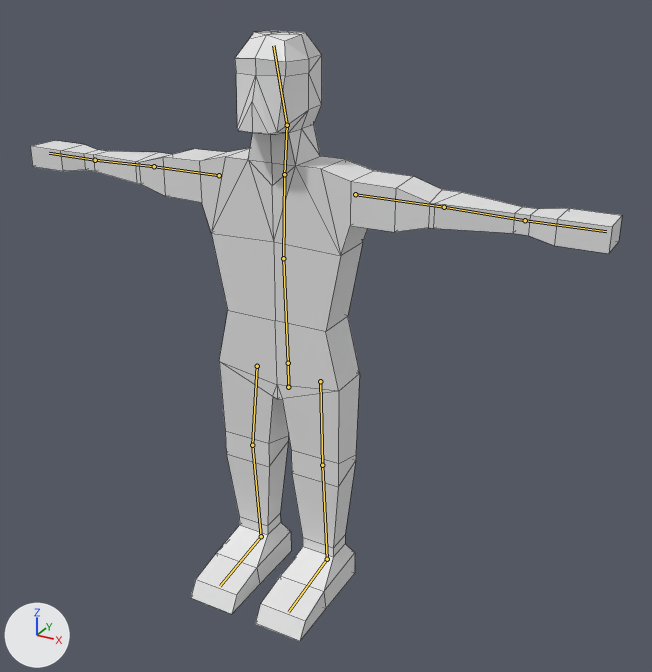
Renders of the Blender file Assets/Blends/Human.blend from each side of a commit.
Before and after are seen from a camera (50 mm lens) standing at (1.43, -2.34, 2.14) and looking at (0.21, -0.13, 1.03). The axes (+X, +Y, +Z) are drawn at lower left. The lights are the same throughout. The bones that bend it are drawn over the model as lines. Mesh edges are drawn as thin lines.

In view in the first picture: 'HumanMesh'.
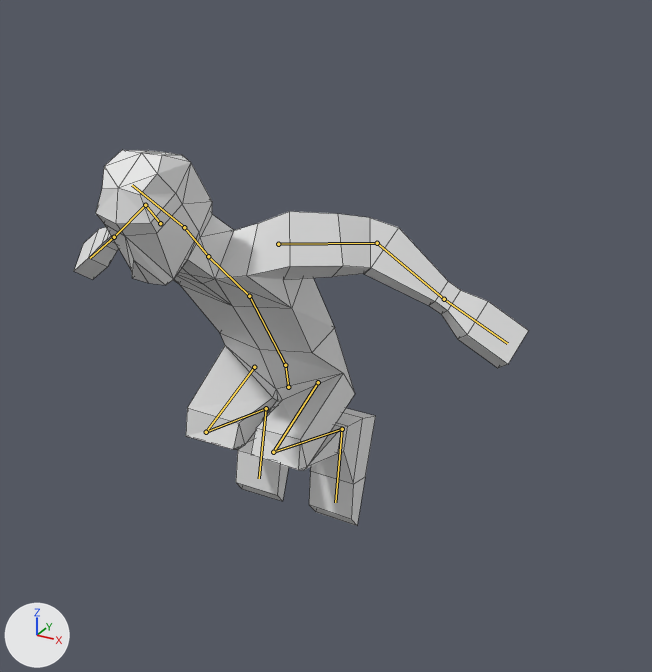
The newer file adds an action. The first version stands in its rest pose; the second is drawn at frame 1 of the action 'MoveInAir'.

Pixel boxes (x1, y1, x2, y2) of what changed, in the pictures (652 x 672 px):
'HumanMesh', posed (23% narrower, 38% shorter): before (30, 31, 622, 641); after (74, 150, 529, 526)
bone 'Pelvis', root to tip: before (288, 387) to (288, 363); after (288, 387) to (285, 365)
bone 'Stomach', root to tip: before (288, 363) to (283, 258); after (285, 365) to (249, 296)
bone 'Chest', root to tip: before (283, 258) to (284, 174); after (249, 296) to (208, 256)
bone 'Head', root to tip: before (287, 125) to (273, 45); after (184, 227) to (132, 185)
bone 'UArm.r', root to tip: before (219, 175) to (154, 166); after (160, 223) to (145, 205)
bone 'LArm.r', root to tip: before (154, 166) to (95, 160); after (145, 205) to (114, 237)
bone 'UArm.l', root to tip: before (355, 194) to (444, 207); after (278, 244) to (377, 243)
bone 'LArm.l', root to tip: before (444, 207) to (525, 220); after (377, 243) to (444, 299)
bone 'ULeg.r', root to tip: before (257, 366) to (252, 445); after (254, 367) to (206, 432)
bone 'LLeg.r', root to tip: before (252, 445) to (261, 536); after (206, 432) to (266, 408)
bone 'ULeg.l', root to tip: before (320, 381) to (322, 465); after (318, 382) to (273, 452)
bone 'LLeg.l', root to tip: before (322, 465) to (327, 559); after (273, 452) to (342, 429)

The change, as a diff of the scene's bpy script:
```diff
--- a/Assets/Blends/Human.blend.py
+++ b/Assets/Blends/Human.blend.py
@@ bone_pelvis @@
 bone_pelvis = bpy.data.objects['Armature'].pose.bones['Pelvis']
-bone_pelvis.rotation_euler = (0.0, 0.0, 0.0)  # degrees (0, 0, 0)
+bone_pelvis.rotation_euler = (0.175, 0.0, 0.0)  # degrees (10, 0, 0)
@@ bone_stomach @@
 bone_stomach = bpy.data.objects['Armature'].pose.bones['Stomach']  # child of 'Pelvis'
-bone_stomach.rotation_euler = (0.0, 0.0, 0.0)  # degrees (0, 0, 0)
+bone_stomach.rotation_euler = (0.349, 0.0, 0.0)  # degrees (20, 0, 0)
@@ bone_chest @@
 bone_chest = bpy.data.objects['Armature'].pose.bones['Chest']  # child of 'Stomach'
-bone_chest.rotation_euler = (0.0, 0.0, 0.0)  # degrees (0, 0, 0)
+bone_chest.rotation_euler = (0.349, 0.0, 0.0)  # degrees (20, 0, 0)
@@ bone_head @@
 bone_head = bpy.data.objects['Armature'].pose.bones['Head']  # child of 'Neck'
-bone_head.rotation_euler = (0.0, 0.0, 0.0)  # degrees (0, 0, 0)
+bone_head.rotation_euler = (-0.262, 0.0, 0.0)  # degrees (-15, 0, 0)
@@ bone_uarm_r @@
 bone_uarm_r = bpy.data.objects['Armature'].pose.bones['UArm.r']  # child of 'Chest'
-bone_uarm_r.location = (0.0, 0.0, 0.0)
-bone_uarm_r.rotation_euler = (0.0, 0.0, 0.0)  # degrees (0, 0, 0)
+bone_uarm_r.location = (0.03, -0.043, -0.073)
+bone_uarm_r.rotation_euler = (-0.349, 0.0, 0.611)  # degrees (-20, 0, 35)
@@ bone_larm_r @@
 bone_larm_r = bpy.data.objects['Armature'].pose.bones['LArm.r']  # child of 'UArm.r'
-bone_larm_r.location = (0.0, 0.0, 0.0)
-bone_larm_r.rotation_euler = (0.0, 0.0, 0.0)  # degrees (0, 0, 0)
+bone_larm_r.location = (0.0, -0.146, 0.109)
+bone_larm_r.rotation_euler = (0.611, 0.0, 0.0)  # degrees (35, 0, 0)
@@ bone_uarm_l @@
 bone_uarm_l = bpy.data.objects['Armature'].pose.bones['UArm.l']  # child of 'Chest'
-bone_uarm_l.location = (0.0, 0.0, 0.0)
-bone_uarm_l.rotation_euler = (0.0, 0.0, 0.0)  # degrees (0, 0, 0)
+bone_uarm_l.location = (-0.03, -0.043, -0.073)
+bone_uarm_l.rotation_euler = (-0.349, 0.0, -0.611)  # degrees (-20, 0, -35)
@@ bone_larm_l @@
 bone_larm_l = bpy.data.objects['Armature'].pose.bones['LArm.l']  # child of 'UArm.l'
-bone_larm_l.location = (0.0, 0.0, 0.0)
-bone_larm_l.rotation_euler = (0.0, 0.0, 0.0)  # degrees (0, 0, 0)
+bone_larm_l.location = (0.0, -0.146, 0.109)
+bone_larm_l.rotation_euler = (0.611, 0.0, 0.0)  # degrees (35, 0, 0)
@@ bone_uleg_r @@
 bone_uleg_r = bpy.data.objects['Armature'].pose.bones['ULeg.r']  # child of 'Pelvis'
-bone_uleg_r.location = (0.0, 0.0, 0.0)
-bone_uleg_r.rotation_euler = (0.0, 0.0, 0.0)  # degrees (0, 0, 0)
+bone_uleg_r.location = (0.0, -0.005, 0.007)
+bone_uleg_r.rotation_euler = (1.309, 0.0, 0.0)  # degrees (75, 0, 0)
@@ bone_lleg_r @@
 bone_lleg_r = bpy.data.objects['Armature'].pose.bones['LLeg.r']  # child of 'ULeg.r'
-bone_lleg_r.location = (0.0, 0.0, 0.0)
-bone_lleg_r.rotation_euler = (0.0, 0.0, 0.0)  # degrees (0, 0, 0)
+bone_lleg_r.location = (0.0, 0.003, 0.016)
+bone_lleg_r.rotation_euler = (-2.356, 0.0, 0.0)  # degrees (-135, 0, 0)
@@ bone_uleg_l @@
 bone_uleg_l = bpy.data.objects['Armature'].pose.bones['ULeg.l']  # child of 'Pelvis'
-bone_uleg_l.location = (0.0, 0.0, 0.0)
-bone_uleg_l.rotation_euler = (0.0, 0.0, 0.0)  # degrees (0, 0, 0)
+bone_uleg_l.location = (0.0, -0.005, 0.007)
+bone_uleg_l.rotation_euler = (1.309, 0.0, 0.0)  # degrees (75, 0, 0)
@@ bone_lleg_l @@
 bone_lleg_l = bpy.data.objects['Armature'].pose.bones['LLeg.l']  # child of 'ULeg.l'
-bone_lleg_l.location = (0.0, 0.0, 0.0)
-bone_lleg_l.rotation_euler = (0.0, 0.0, 0.0)  # degrees (0, 0, 0)
+bone_lleg_l.location = (0.0, 0.003, 0.016)
+bone_lleg_l.rotation_euler = (-2.356, 0.0, 0.0)  # degrees (-135, 0, 0)
```
